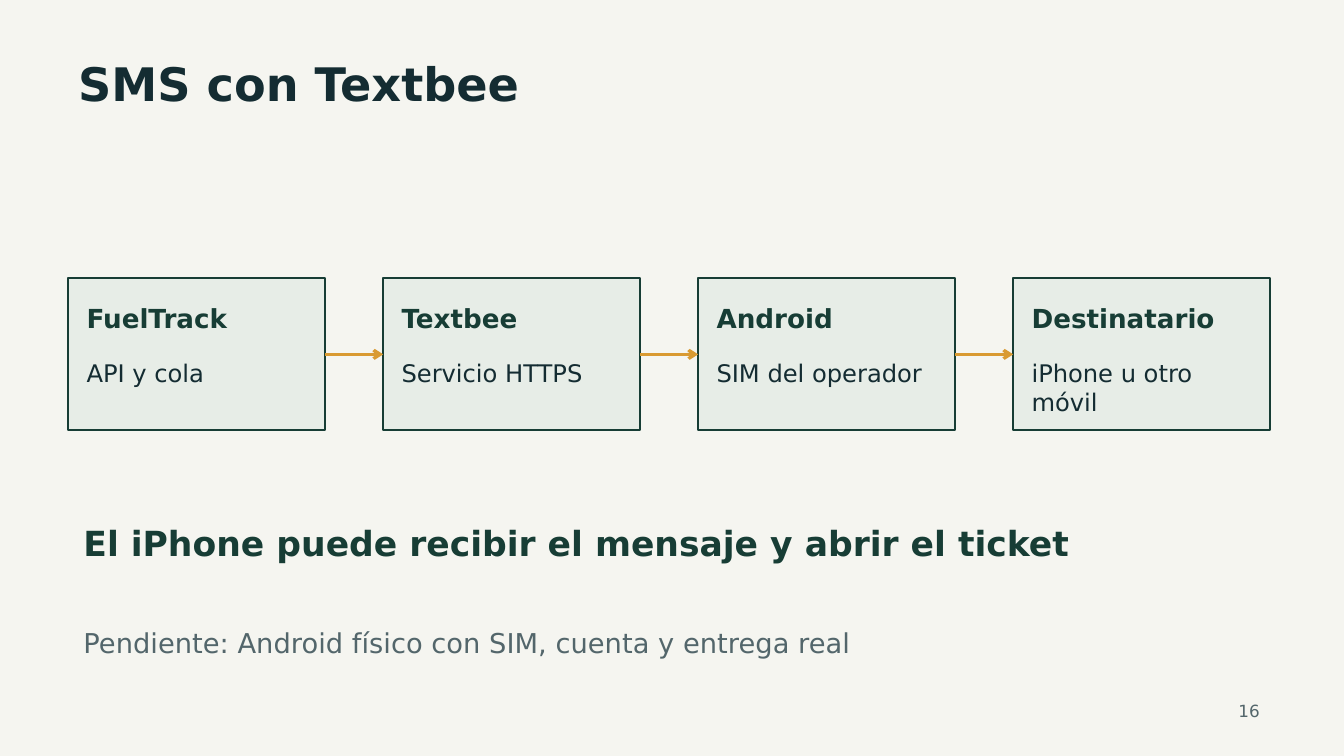
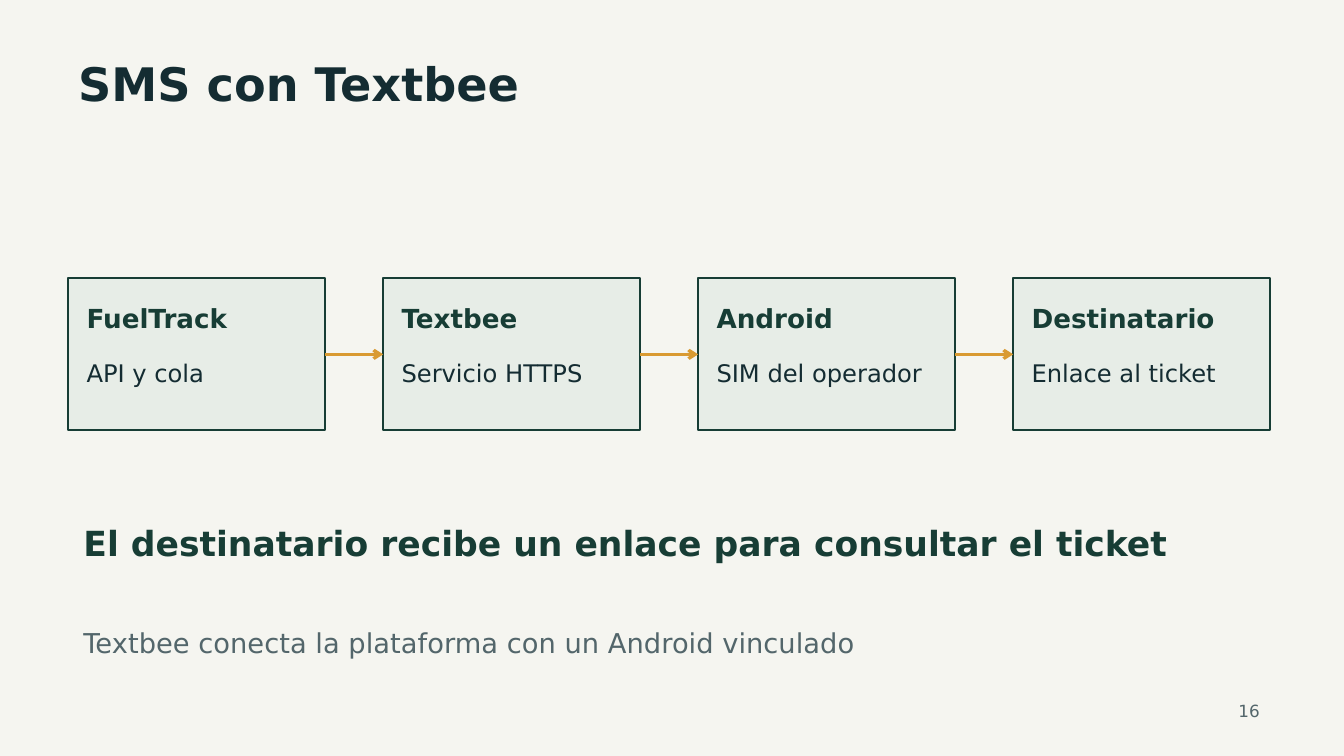
Before and after one commit to Rowlistp/ING-IDS347-01-TENDENCIAS-EN-DESARROLLO-DE-SOFTWARE, a slide deck: slide 16 of docs/presentacion/FuelTrack-Presentacion.pptx. Drawn at 1344x756 pixels with LibreOffice and Linux fonts; fonts in the diff are those of the drawing. Boxes give left, top, right and bottom in pixels: in the first picture for what was removed or moved away, otherwise in the second. Text is boxed around its words. In the diff, an @@ line names an element or a change of style, - is before the commit and + after.

```diff
--- a/docs/presentacion/FuelTrack-Presentacion.pptx
+++ b/docs/presentacion/FuelTrack-Presentacion.pptx
@@ text at (1032, 363, 1216, 383): text changed @@
-iPhone u otro móvil
+Enlace al ticket
@@ text at (83, 529, 1167, 563): text changed @@
-El iPhone puede recibir el mensaje y abrir el ticket
+El destinatario recibe un enlace para consultar el ticket
@@ text at (83, 632, 854, 659): text changed @@
-Pendiente: Android físico con SIM, cuenta y entrega real
+Textbee conecta la plataforma con un Android vinculado
```
Also in this commit, not shown: 14 other slides changed, 1 slide added, 1 slide removed, 10 other files.
